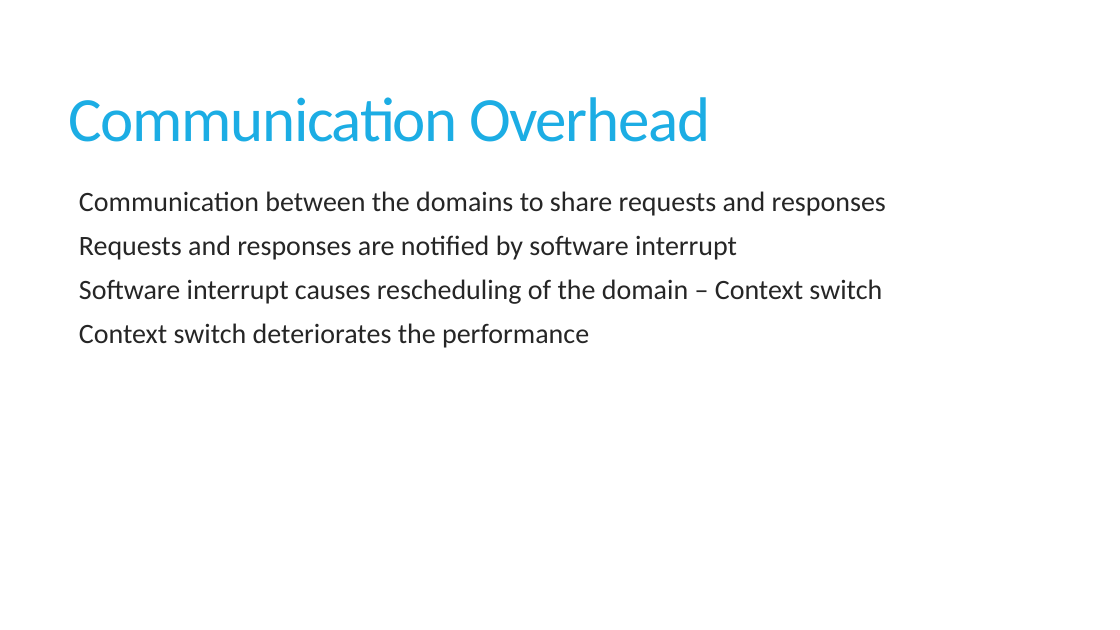
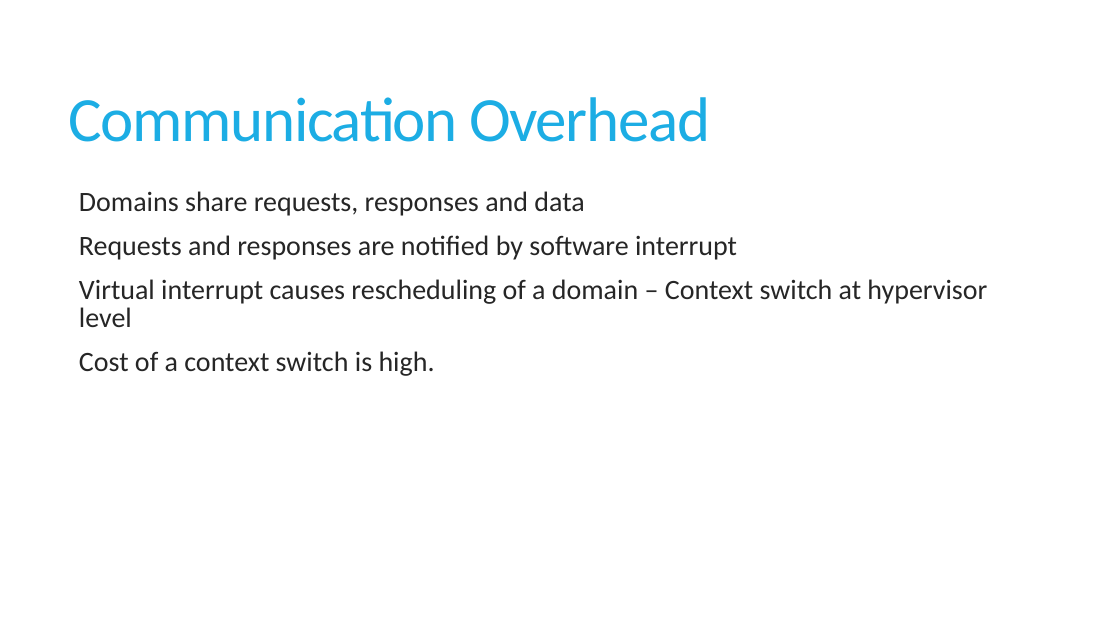
Before and after one commit to sushirol/Isolated-Driver-Domain, a slide deck: slide 14 of doc/presentation/IDDR.pptx (slide 20 before the commit). Drawn at 1120x630 pixels with LibreOffice and Linux fonts; fonts in the diff are those of the drawing. Boxes give left, top, right and bottom in pixels: in the first picture for what was removed or moved away, otherwise in the second. Text is boxed around its words. In the diff, an @@ line names an element or a change of style, - is before the commit and + after.

```diff
--- a/doc/presentation/IDDR.pptx
+++ b/doc/presentation/IDDR.pptx
@@ text at bbox=[79, 191, 584, 216]: text changed @@
-  Communication between the domains to share requests and responses
+  Domains share requests, responses and data
@@ text at bbox=[79, 279, 987, 376]: text changed @@
-  Software interrupt causes rescheduling of the domain – Context switch
-  Context switch deteriorates the performance
+  Virtual interrupt causes rescheduling of a domain – Context switch at hypervisor level
+  Cost of a context switch is high.
```
Also in this commit, not shown: 18 other slides changed, 13 slides added, 14 slides removed.
